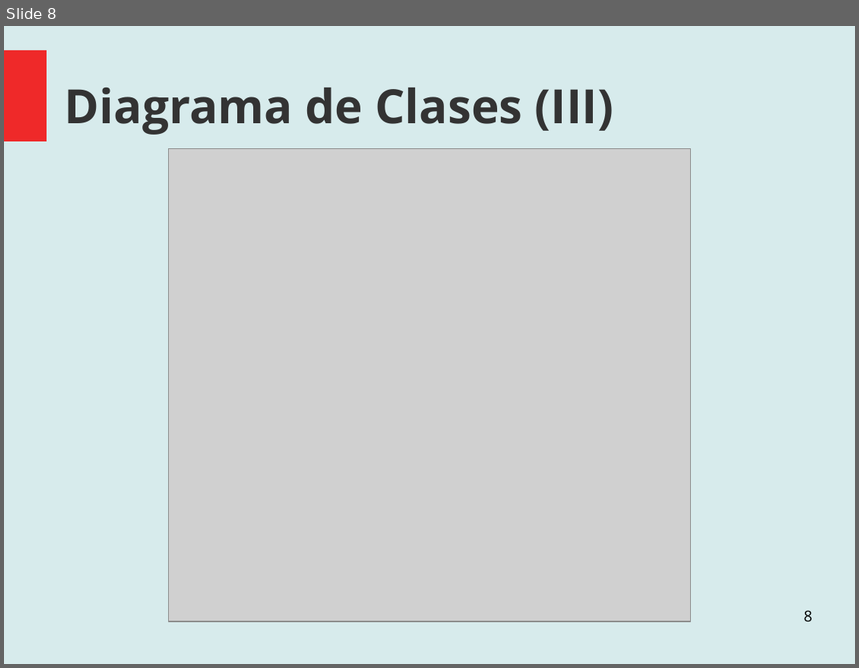
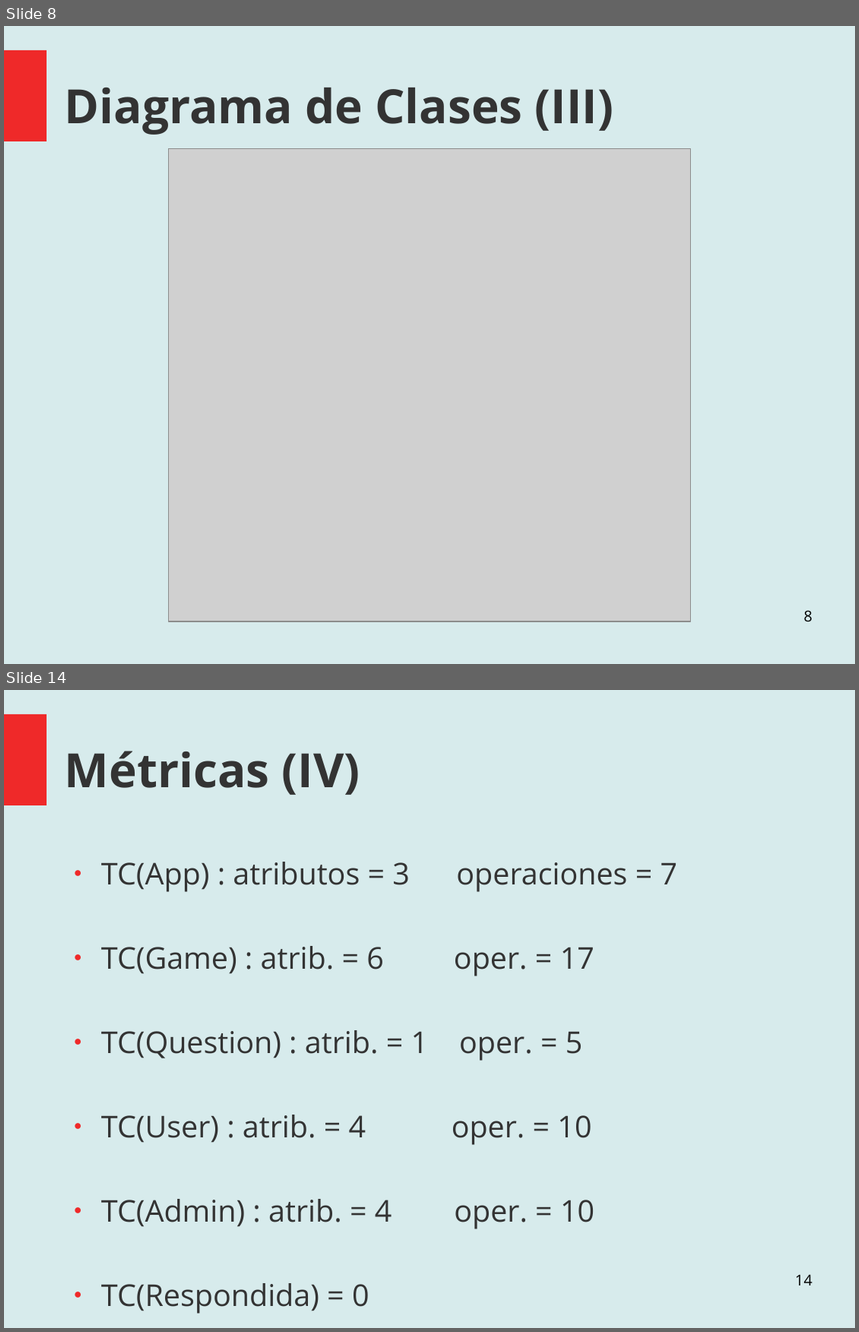
Before and after one commit to santiago-m/ProyectoAnalisisYDise-o, a slide deck: Documentation/Muestra de Avances.odp. Shown one above the other, each under a label of ours: slide 8 before the commit, slides 8 and 14 after it; the slides between them are not shown. The pictures are 859x668 and 859x1332 pixels, drawn with LibreOffice and Linux fonts; fonts in the diff are those of the drawing; grey boxes stand for pictures. Boxes give left, top, right and bottom in pixels: in the first picture for what was removed or moved away, otherwise in the second. Text is boxed around its words. In the diff, an @@ line names an element or a change of style, - is before the commit and + after.

```diff
--- a/Documentation/Muestra de Avances.odp
+++ b/Documentation/Muestra de Avances.odp
@@ slide 14 added at bbox=[4, 690, 855, 1328], background #D7EBEC; not listed: 1 template element that a slide beside it also shows @@
@@ title added at bbox=[65, 751, 360, 795], 44 pt, text #333333, bold @@
+Métricas (IV)
@@ text added at bbox=[101, 862, 678, 1230], 28 pt, text #333333 @@
+● TC(App) : atributos = 3 operaciones = 7
+● TC(Game) : atrib. = 6 oper. = 17
+● TC(Question) : atrib. = 1 oper. = 5
+● TC(User) : atrib. = 4 oper. = 10
+● TC(Admin) : atrib. = 4 oper. = 10
+● TC(Respondida) = 0
@@ page number added at bbox=[795, 1274, 813, 1286], 14 pt, text #000000 @@
+14
```
Also in this commit, not shown: 3 slides changed, 6 other slides added, 2 slides removed.
